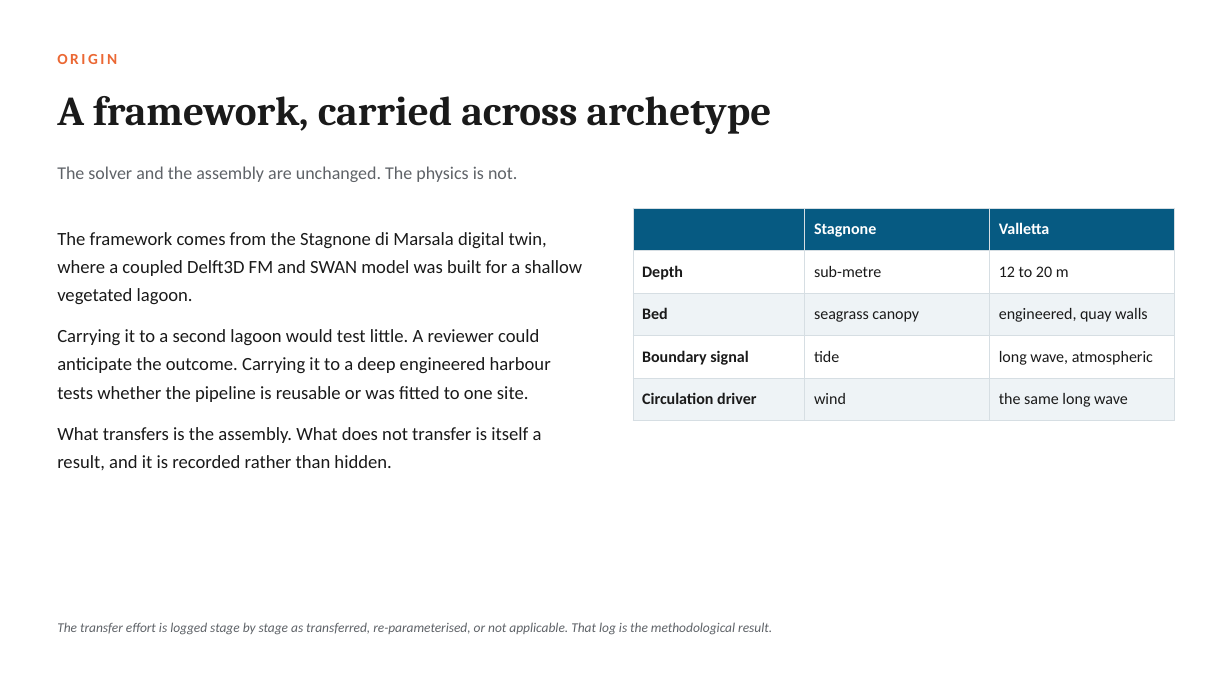
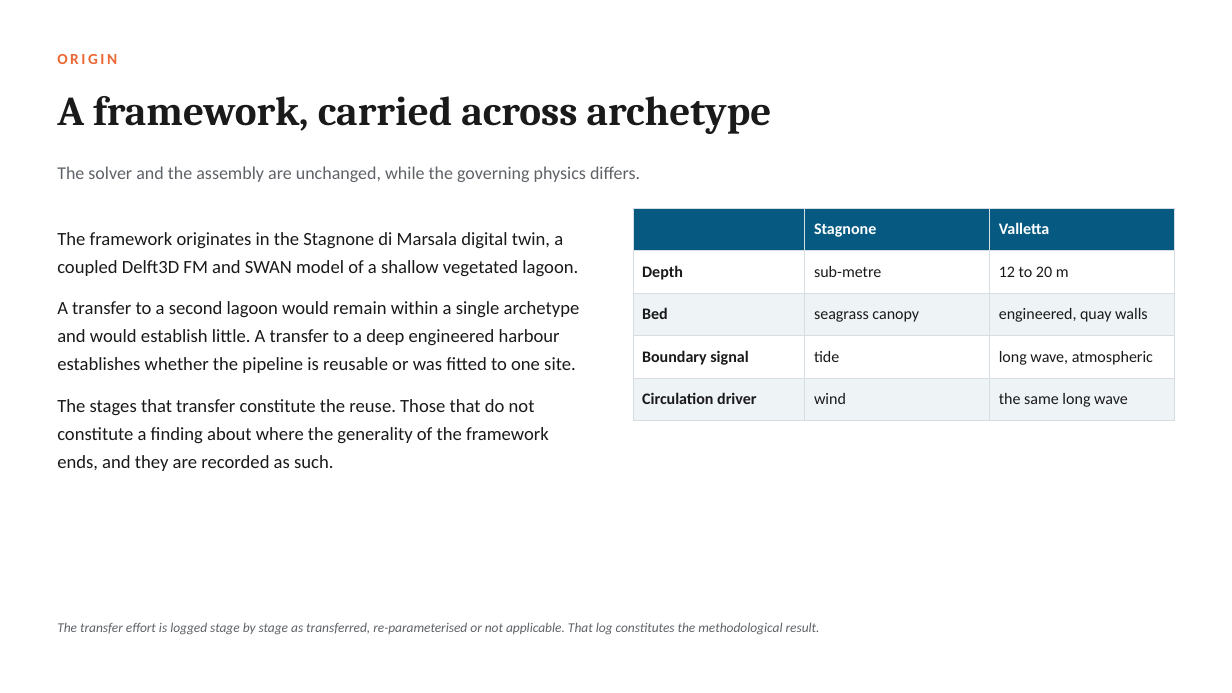
Before and after one commit to cicero-martins/MaltaDT, a slide deck: slide 2 of docs/valletta_model_concept_2026-09-25.pptx. Drawn at 1232x693 pixels with LibreOffice and Linux fonts; fonts in the diff are those of the drawing. Boxes give left, top, right and bottom in pixels: in the first picture for what was removed or moved away, otherwise in the second. Text is boxed around its words. In the diff, an @@ line names an element or a change of style, - is before the commit and + after.

Commit message:
docs(deck): rewrite the prose, the previous pass having been cosmetic
The preceding commit changed the section labels and the slide titles and left
the sentences beneath them in the voice of a memorandum. The checker reported
nothing because its patterns address labels rather than voice, and the deck
was declared finished on that basis. The reader observed that nothing had
changed, which was correct.

Twenty-eight passages are rewritten at the level of the sentence. The
departures were sentence fragments presented as statements, antithesis carried
into the body text after being removed from the titles, elliptical
constructions of the form "Affirmed, it confirms; denied, it is blamed",
colloquial verbs for physical processes, and one direct address to the
audience in a slide that will be shown to it.

Three boxes needed refitting once the sentences grew, one of them by a single
character past the width of a line.

The lesson is recorded with the feedback in memory. A label is not a register,
and when the register is what was asked for, the text is rewritten sentence by
sentence and read in full rather than passed through a checker whose patterns
were never designed to hear voice.

```diff
--- a/docs/valletta_model_concept_2026-09-25.pptx
+++ b/docs/valletta_model_concept_2026-09-25.pptx
@@ text at [57, 166, 640, 182]: text changed @@
-The solver and the assembly are unchanged. The physics is not.
+The solver and the assembly are unchanged, while the governing physics differs.
@@ text at [57, 232, 580, 471]: text changed @@
-The framework comes from the Stagnone di Marsala digital twin, where a coupled Delft3D FM and SWAN model was built for a shallow vegetated lagoon.
-Carrying it to a second lagoon would test little. A reviewer could anticipate the outcome. Carrying it to a deep engineered harbour tests whether the pipeline is reusable or was fitted to one site.
-What transfers is the assembly. What does not transfer is itself a result, and it is recorded rather than hidden.
+The framework originates in the Stagnone di Marsala digital twin, a coupled Delft3D FM and SWAN model of a shallow vegetated lagoon.
+A transfer to a second lagoon would remain within a single archetype and would establish little. A transfer to a deep engineered harbour establishes whether the pipeline is reusable or was fitted to one site.
+The stages that transfer constitute the reuse. Those that do not constitute a finding about where the generality of the framework ends, and they are recorded as such.
@@ text at [57, 622, 820, 635]: text changed @@
-The transfer effort is logged stage by stage as transferred, re-parameterised, or not applicable. That log is the methodological result.
+The transfer effort is logged stage by stage as transferred, re-parameterised or not applicable. That log constitutes the methodological result.
```
Also in this commit, not shown: 6 other slides changed, 1 other file.
